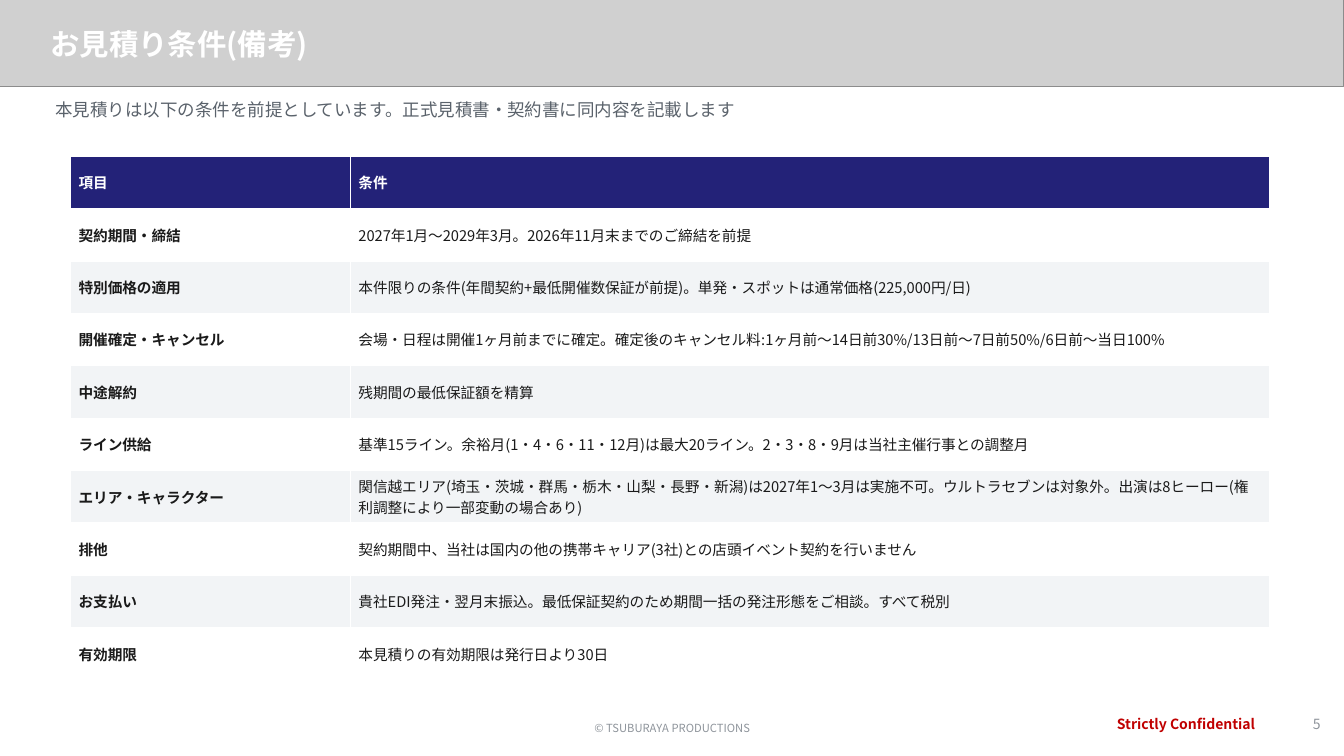
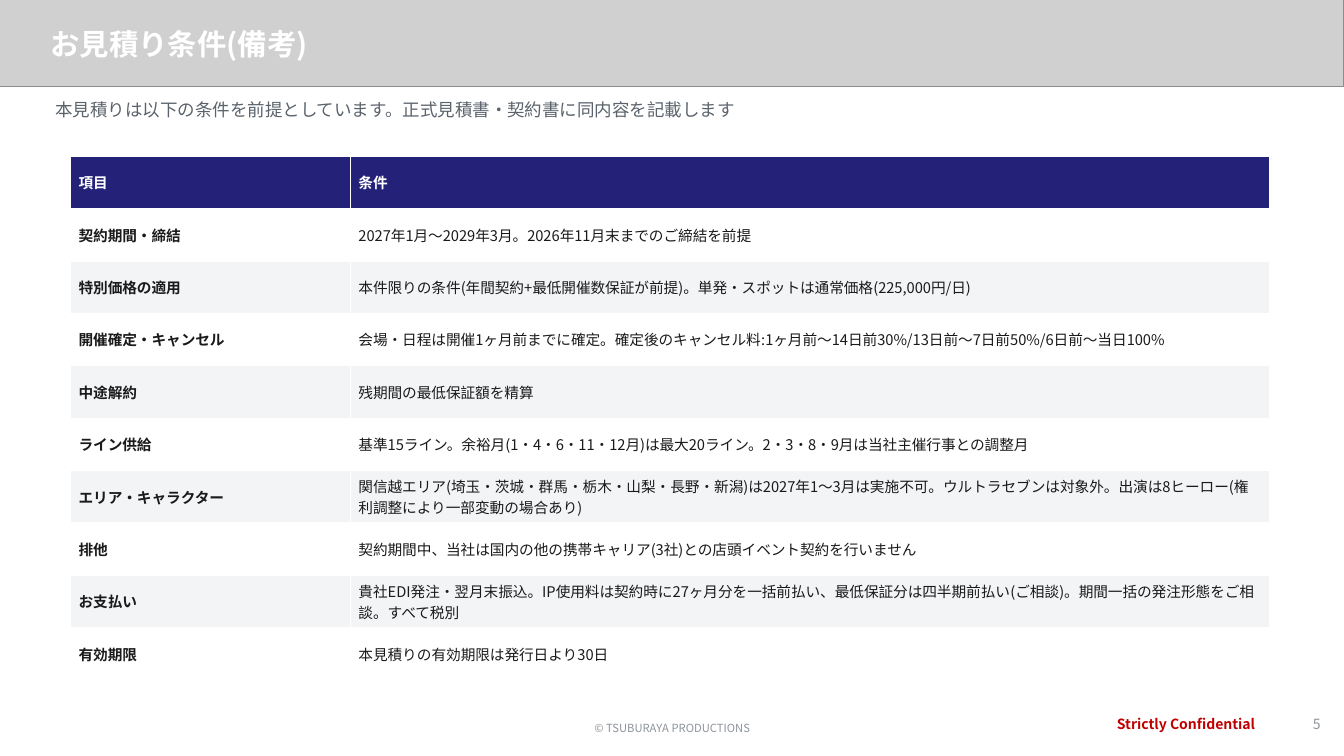
Before and after one commit to hayatoshintani-spe/kessho-lens, a slide deck: slide 5 of docs/proposals/softbank-ultraman-caravan/SB様提示用_お見積り_最低保証プラン.pptx. Drawn at 1344x756 pixels with LibreOffice and Linux fonts; fonts in the diff are those of the drawing; grey boxes stand for pictures. Boxes give left, top, right and bottom in pixels: in the first picture for what was removed or moved away, otherwise in the second. Text is boxed around its words. In the diff, an @@ line names an element or a change of style, - is before the commit and + after.

```diff
--- a/docs/proposals/softbank-ultraman-caravan/SB様提示用_お見積り_最低保証プラン.pptx
+++ b/docs/proposals/softbank-ultraman-caravan/SB様提示用_お見積り_最低保証プラン.pptx
@@ table at [71, 156, 1270, 681] @@
-row 9, column 2: 貴社EDI発注・翌月末振込。最低保証契約のため期間一括の発注形態をご相談。すべて税別
+row 9, column 2: 貴社EDI発注・翌月末振込。IP使用料は契約時に27ヶ月分を一括前払い、最低保証分は四半期前払い(ご相談)。期間一括の発注形態をご相談。すべて税別
```
Also in this commit, not shown: 2 other slides changed, 11 other files.
